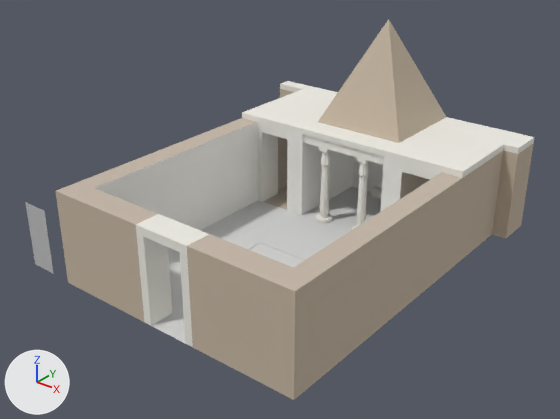
The glTF model assets/items/ph947dp2143/Ipuia.glb: old version first, new version second.
Rendered twice from a 50 mm lens placed at (13.0, -8.69, 9.03), pointed at (2.95, 3.88, 1.24). The lights are fixed; the arrows at lower left show +X, +Y and +Z.

In view in the first picture: 'Mesh1 Component_13_1 Model', 'Mesh2 Component_13_1 Model', 'Mesh3 Component_13_2 Model', 'Mesh5 Component_3_1 Model', 'Mesh6 Model', 'Mesh7 Model'.
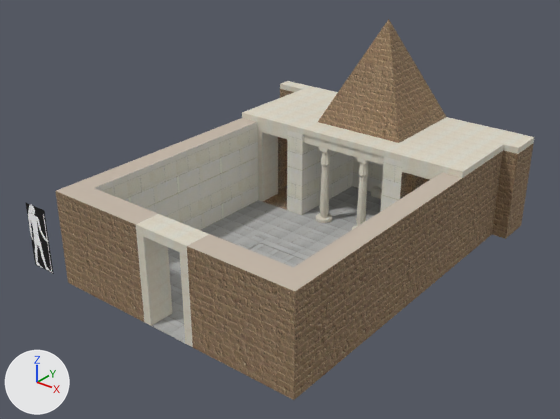
The change, as a list of edits to the scene's bpy script:
```text
Add img_hesyra3:
    img_hesyra3 = load_image('HesyRa3', '_unpacked/HesyRa3', 1062, 2445, 'sRGB')
Add img_mudplaster:
    img_mudplaster = load_image('Mudplaster', '_unpacked/Mudplaster', 400, 266, 'sRGB')
Add img_10:
    img_10 = load_image('_10', '_unpacked/_10', 770, 653, 'sRGB')
Add img_paving:
    img_paving = load_image('Paving', '_unpacked/Paving', 1600, 920, 'sRGB')
Add img_brick:
    img_brick = load_image('Brick', '_unpacked/Brick', 492, 423, 'sRGB')
Add img_55:
    img_55 = load_image('_55', '_unpacked/_55', 202, 164, 'sRGB')
Change mat_55:
    remove mat_55.base_color = (0.855, 0.835, 0.773)  # white #eeece4
    add mat_55.texture = img_55
Change mat_brick:
    remove mat_brick.base_color = (0.553, 0.463, 0.357)  # beige #c4b5a1
    add mat_brick.texture = img_brick
Change mat_paving:
    remove mat_paving.base_color = (0.678, 0.682, 0.671)  # light grey #d7d7d6
    add mat_paving.texture = img_paving
Change mat_10:
    remove mat_10.base_color = (0.859, 0.847, 0.804)  # white #eeede8
    add mat_10.texture = img_10
Change mat_mudplaster:
    remove mat_mudplaster.base_color = (0.557, 0.478, 0.392)  # light grey #c5b8a8
    add mat_mudplaster.texture = img_mudplaster
Change mat_hesyra3:
    remove mat_hesyra3.base_color = (0.502, 0.502, 0.502)  # grey #bcbcbc
    add mat_hesyra3.texture = img_hesyra3
```

What differs and where, as boxes (x1, y1, x2, y2) in the pictures (560 x 419 px):
'Mesh6 Model', surface changed
    both: (55, 81, 535, 400)
'Mesh5 Component_3_1 Model', surface changed (beige to brown)
    both: (318, 19, 446, 143)
'Mesh7 Model', surface changed
    both: (25, 202, 54, 274)
'Mesh1 Component_13_1 Model', surface changed
    both: (319, 147, 332, 218)
'Mesh3 Component_13_2 Model', surface changed
    both: (356, 158, 370, 227)
'Mesh2 Component_13_1 Model', surface changed
    both: (316, 213, 332, 223)
